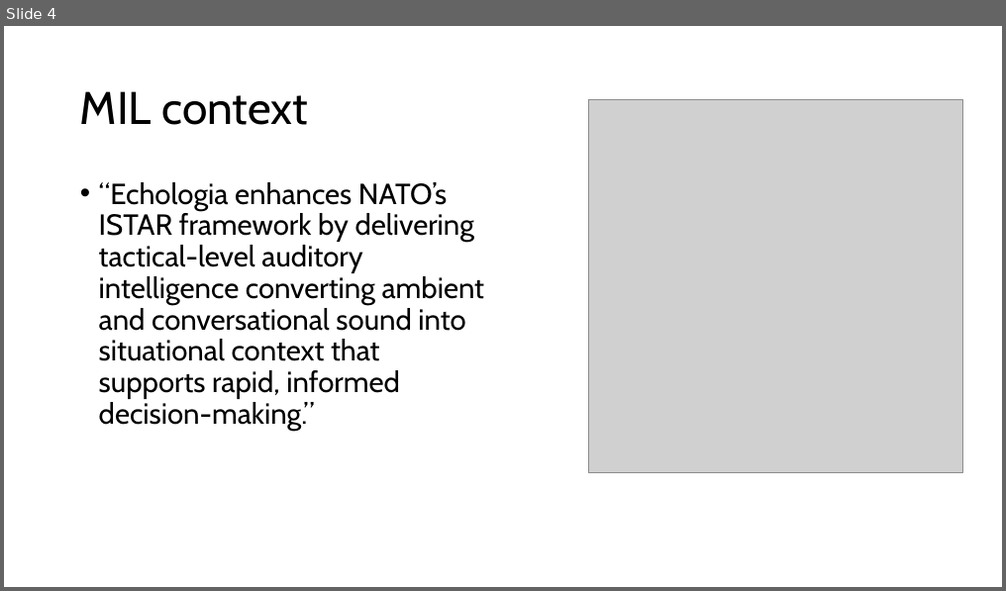
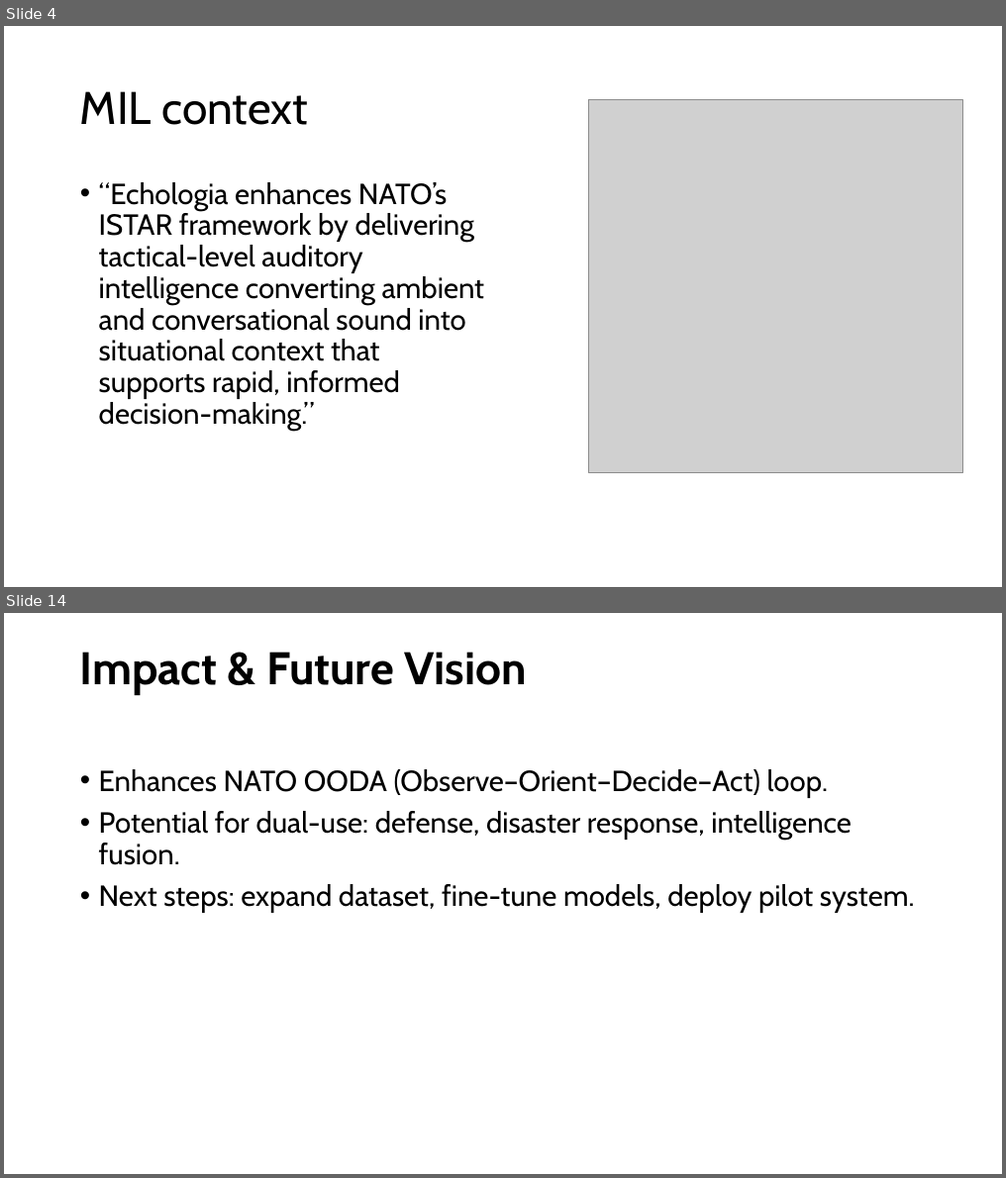
Before and after one commit to Larsters/echologia, a slide deck: resources/Presentation_EcoLogia.pptx. Shown one above the other, each under a label of ours: slide 4 before the commit, slides 4 and 14 after it; the slides between them are not shown. The pictures are 1006x591 and 1006x1178 pixels, drawn with LibreOffice and Linux fonts; fonts in the diff are those of the drawing; grey boxes stand for pictures. Boxes give left, top, right and bottom in pixels: in the first picture for what was removed or moved away, otherwise in the second. Text is boxed around its words. In the diff, an @@ line names an element or a change of style, - is before the commit and + after.

```diff
--- a/resources/Presentation_EcoLogia.pptx
+++ b/resources/Presentation_EcoLogia.pptx
@@ slide 14 added at [4, 613, 1002, 1174], background #FFFFFF @@
@@ title added at [80, 652, 527, 695], 44 pt, text #000000, bold @@
+Impact & Future Vision
@@ text added at [99, 769, 915, 913], 28 pt, text #000000 @@
+• Enhances NATO OODA (Observe–Orient–Decide–Act) loop.
+• Potential for dual-use: defense, disaster response, intelligence fusion.
+• Next steps: expand dataset, fine-tune models, deploy pilot system.
```
Also in this commit, not shown: 1 slide changed, 9 other slides added, 2 other files.
